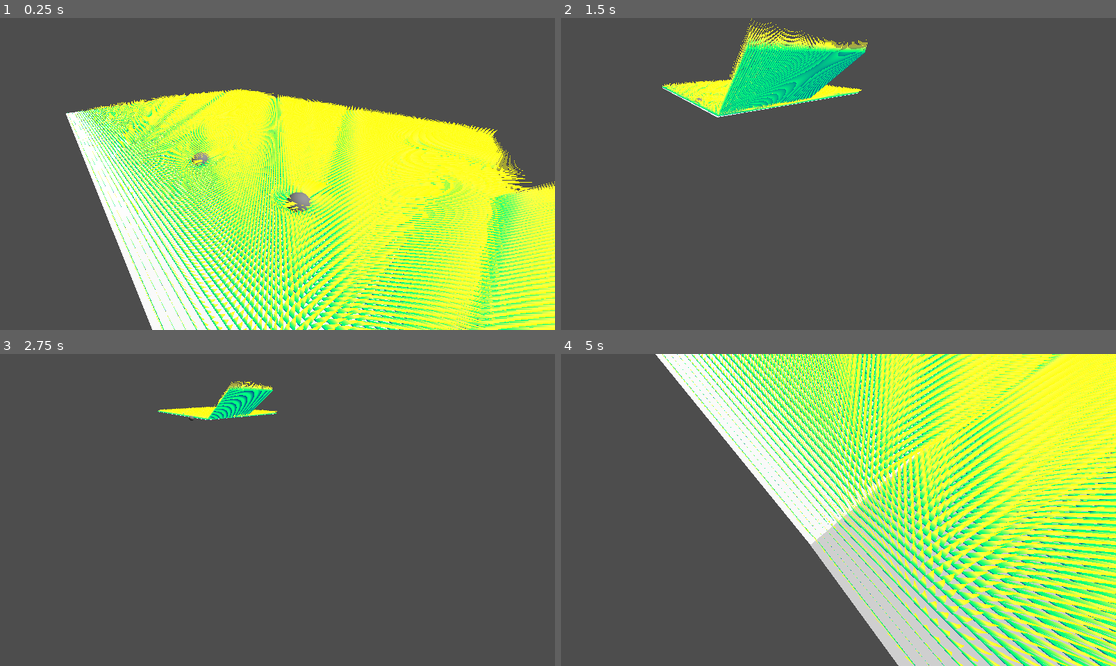
Above: before the commit, frames 1-4 (two rows, left to right).
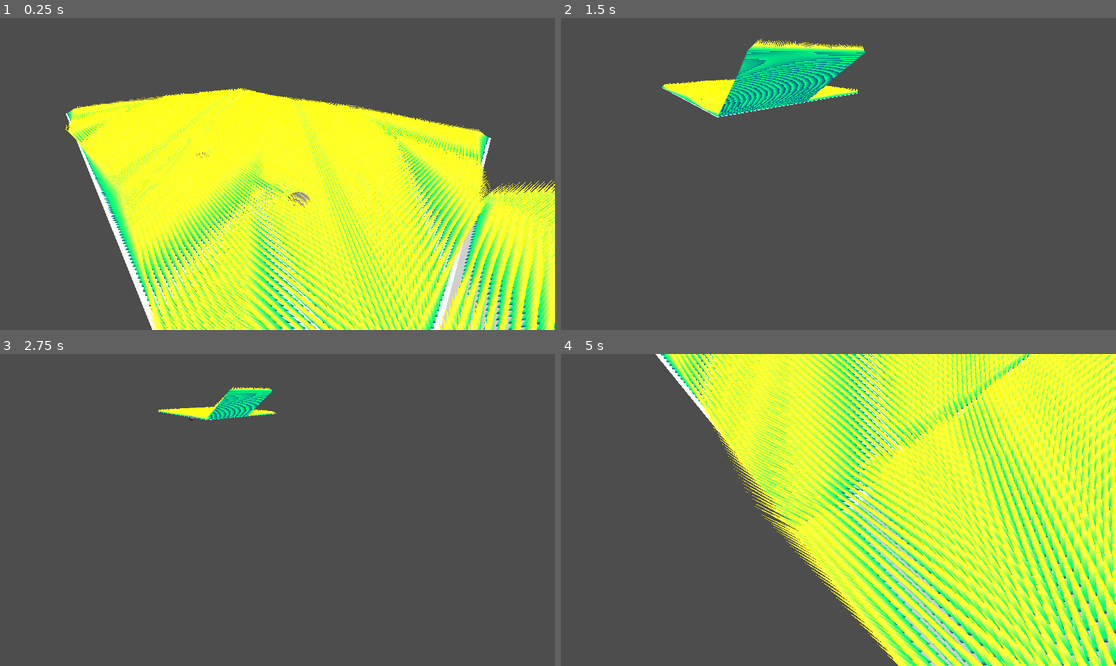
Above: after the commit, the same moments.

Repository: JuhisRasis/MultiInstancing-GrassShader
Game: Godot game, scene res://Scenes/GrassScene.tscn
The game is run twice, just before and just after one commit, with the same random seed, the same clock (stepped at 60 frames per second) and the same inputs.
Inputs (mouse positions are in pixels of both pictures, inside the frame that each line leads up to):
- Up to frame 1 (0.25 s): no input
- Up to frame 2 (1.5 s): move the mouse to (960, 158) at 0.52 s; hold D (move_right) 0.53-1.28 s; tap Mouse wheel down (move_down) at 0.6 s; move the mouse to (727, 189) at 1.27 s; hold S (move_back) from 1.28 s (still down); tap Mouse wheel up (move_up) at 1.35 s
- Up to frame 3 (2.75 s): move the mouse to (333, 441) at 2.02 s; release S (move_back) at 2.03 s; hold D (move_right) from 2.03 s (still down); hold Right mouse button (ms5Down) from 2.03 s (still down)
- Up to frame 4 (5 s): move the mouse to (810, 572) at 2.77 s; release D (move_right) at 2.78 s; release Right mouse button (ms5Down) at 2.78 s; hold W (move_forward) 2.78-3.53 s; tap Mouse wheel down (move_down) at 2.85 s; tap Enter at 3.5 s; move the mouse to (1005, 556) at 3.52 s; hold A (move_left) from 3.53 s (still down); tap Mouse wheel up (move_up) at 3.6 s; tap Space at 4.25 s; move the mouse to (672, 463) at 4.27 s; right-click (672, 463) at 4.35 s

The runs differ from the first frame. In frame 1, 40% of the frame differs, in the area x 11-100%, y 22-100%; in frame 2, 3.8%; in frame 3, 0.7%; in frame 4, 49%, in the area x 18-100%, y 0-100%.

Commit message:
VertexCount()

Diff:
--- a/Res/GrassScene.tres
+++ b/Res/GrassScene.tres
@@ -8,11 +8,11 @@
 shader = ExtResource("1_g6bl6")
 shader_parameter/windNoiseTexture = ExtResource("2_hivl7")
 shader_parameter/noiseScale = 3.0
-shader_parameter/pushAwayFromPos = Vector2(2, 1)
+shader_parameter/noiseTextureScrollSpeedMultiplier = 0.01
+shader_parameter/interaction_power = -6.335
+shader_parameter/interaction_radius = 2.115
 shader_parameter/color_scale = 0.09
 shader_parameter/color_grad_height = -0.635
 shader_parameter/top_color = Vector4(24.715, 75.805, -3.135, 0)
 shader_parameter/bot_color = Vector4(0.1, 5, 1.5, 0)
-shader_parameter/interaction_power = -6.335
-shader_parameter/interaction_radius = 2.115
 shader_parameter/objectPositions = PackedVector3Array(0, 0, 0, 0, 0, 0)
--- a/Scripts/MultiMeshGrassInstantiation.gd
+++ b/Scripts/MultiMeshGrassInstantiation.gd
@@ -25,12 +25,18 @@
 		ObjectToBeInstantiatedTemporary.size = ObjectToBeInstantiatedTemporary.size
 		multimesh.mesh = ObjectToBeInstantiated
 		meshFaces = ObjectToBeInstantiated.get_faces()
-		meshVertAmount = meshFaces.size()
+		#meshVertAmount = meshFaces.size()
+		var mdtFoliage = MeshDataTool.new()
+		var m2 = ObjectToBeInstantiated
+		mdtFoliage.create_from_surface(m2, 0)
+		meshVertAmount = mdtFoliage.get_vertex_count()
 		print("Amount of vertexes in foliage mesh: " + str(meshVertAmount))
+
 		var mdt = MeshDataTool.new()
 		var m = terrainMesh
 		mdt.create_from_surface(m, 0)
 		var vertexAmount = mdt.get_vertex_count()
+		#print("Amount of vertexes in foliage mesh mdt: " + str(vertexAmount))
 		multimesh.instance_count = vertexAmount
 		multimesh.visible_instance_count = multimesh.instance_count
 
--- a/Shaders/GrassStrandMultiple.gdshader
+++ b/Shaders/GrassStrandMultiple.gdshader
@@ -1,32 +1,37 @@
 shader_type spatial;
-global uniform vec2 windDirection = vec2(2,1); //ReadOnly
+
+//Higher wind direction values double as scaling
+global uniform vec2 windDirection = vec2(2,1);	//ReadOnly
 varying vec3 _windDirection;
+//WindNoiseTexture to break symmetric sway movement
 uniform sampler2D windNoiseTexture;
 varying vec2 tex_position;
 uniform float noiseScale = 0.5;
+uniform float noiseTextureScrollSpeedMultiplier = .03;
 
-uniform vec2 pushAwayFromPos = vec2(0,0);
-//render_mode world_vertex_coords;
+//InteractableGrass
+uniform float interaction_power = 1;
+uniform float interaction_radius = 1.;
+//Coloring
 uniform float color_scale = 0.3;
 uniform float color_grad_height = 0.5;
 uniform vec4 top_color;
 uniform vec4 bot_color;
 varying vec3 vert;
 render_mode cull_disabled;
-varying vec3 player_position;
-uniform float interaction_power = 1;
-uniform float interaction_radius = 1.;
+//render_mode world_vertex_coords;
 
-uniform vec3 objectPositions[2]; //Read-Only
-varying vec3 _objectPositions[2];  //
+//Change amount of max interactable objects
+//Change both values
+uniform vec3 objectPositions[2]; 	//Read-Only
+varying vec3 _objectPositions[2];	//
 void vertex() {
 
 	vec3 world_vertex = (MODEL_MATRIX * vec4(VERTEX, 1.0)).xyz;
 
 	for(int i = 0; i < 2; i++){
 		_objectPositions[i] = objectPositions[i];
-		_objectPositions[0] = vec3(_objectPositions[0].x,_objectPositions[0].y,_objectPositions[0].z);
-
+		//_objectPositions[0] = vec3(_objectPositions[0].x,_objectPositions[0].y,_objectPositions[0].z);
 		vec3 direction_to_object = world_vertex - _objectPositions[i];
 		direction_to_object.y = 0.0;
 		direction_to_object = normalize(direction_to_object);
@@ -39,41 +44,35 @@
 	_windDirection = vec3(windDirection.x, 1, windDirection.y);
 	//_windDirection = normalize(_windDirection);
 
-
 	vec4 localPosition = vec4(VERTEX, 1.);
-
 	vec4 worldPosition = MODEL_MATRIX * localPosition;
-
 	vec4 viewPosition = VIEW_MATRIX * worldPosition;
 	vec4 projectedPosition = PROJECTION_MATRIX * viewPosition; //either orthographic or perspective
 	vec4 gl_Position = projectedPosition;
 
 	tex_position = gl_Position.xz / 2.0 + 0.5;
-  	float height = texture(windNoiseTexture, tex_position).x;
-  	//VERTEX = 1. + VERTEX.y * height * noiseScale;
-
+	float height = texture(windNoiseTexture, tex_position + TIME * noiseTextureScrollSpeedMultiplier).x -0.5;
+	//VERTEX = 1. + VERTEX.y * height * noiseScale;
 
 	VERTEX = vec3(localPosition.x + sin(TIME)* _windDirection.x * localPosition.y, VERTEX.y, localPosition.z * _windDirection.y  * localPosition.y);
 	VERTEX = vec3(VERTEX.x + VERTEX.y * height * noiseScale,VERTEX.y,VERTEX.z);
 
-
 	// Transform the direction vector from world space back to model space
 	vert = vec3(localPosition.x,localPosition.y,localPosition.z);
-	//MODELVIEW_MATRIX = VIEW_MATRIX * mat4(INV_VIEW_MATRIX[0], INV_VIEW_MATRIX[1], INV_VIEW_MATRIX[2], MODEL_MATRIX[3]);
-	//MODELVIEW_MATRIX = MODELVIEW_MATRIX * mat4(vec4(length(MODEL_MATRIX[0].xyz), 0.0, 0.0, 0.0), vec4(0.0, length(MODEL_MATRIX[1].xyz), 0.0, 0.0), vec4(0.0, 0.0, length(MODEL_MATRIX[2].xyz), 0.0), vec4(0.0, 0.0, 0.0, 1.0));
+
+	//ROTATE FOLIAGE TOWARDS CAMERA
+	MODELVIEW_MATRIX = VIEW_MATRIX * mat4(INV_VIEW_MATRIX[0], INV_VIEW_MATRIX[1], INV_VIEW_MATRIX[2], MODEL_MATRIX[3]);
+	MODELVIEW_MATRIX = MODELVIEW_MATRIX * mat4(vec4(length(MODEL_MATRIX[0].xyz), 0.0, 0.0, 0.0), vec4(0.0, length(MODEL_MATRIX[1].xyz), 0.0, 0.0), vec4(0.0, 0.0, length(MODEL_MATRIX[2].xyz), 0.0), vec4(0.0, 0.0, 0.0, 1.0));
 }
 
 void fragment() {
-
 	//ALBEDO = vec3(.3 *VERTEX.x,1,.3*VERTEX.z);
 	ALBEDO = mix(bot_color,top_color,(vert.y+color_grad_height)*color_scale).xyz;
 	//ALBEDO = vec3(0,1,0);
-
-	//NORMAL *= FRONT_FACING ? 1.0 : -1.0;
-
+	NORMAL *= FRONT_FACING ? 1.0 : -1.0;
 }
 
-void light() {
+//void light() {
 //	// Called for every pixel for every light affecting the material.
 //	// Uncomment to replace the default light processing function with this one.
-}
+//}
